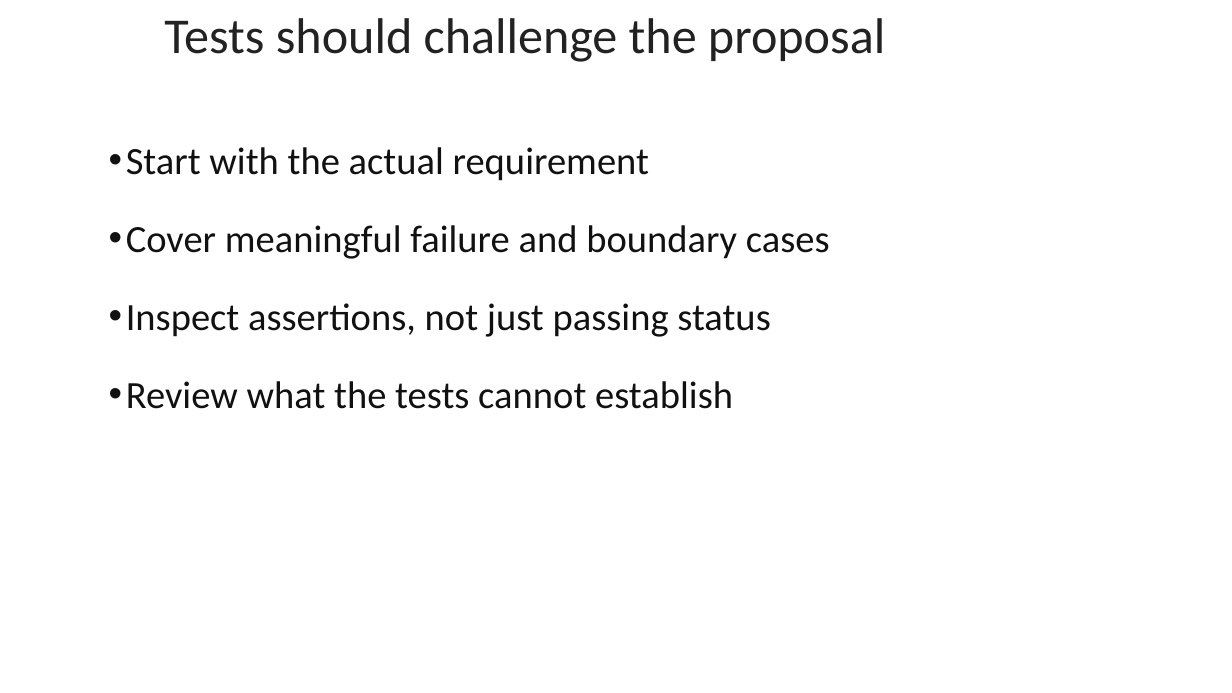
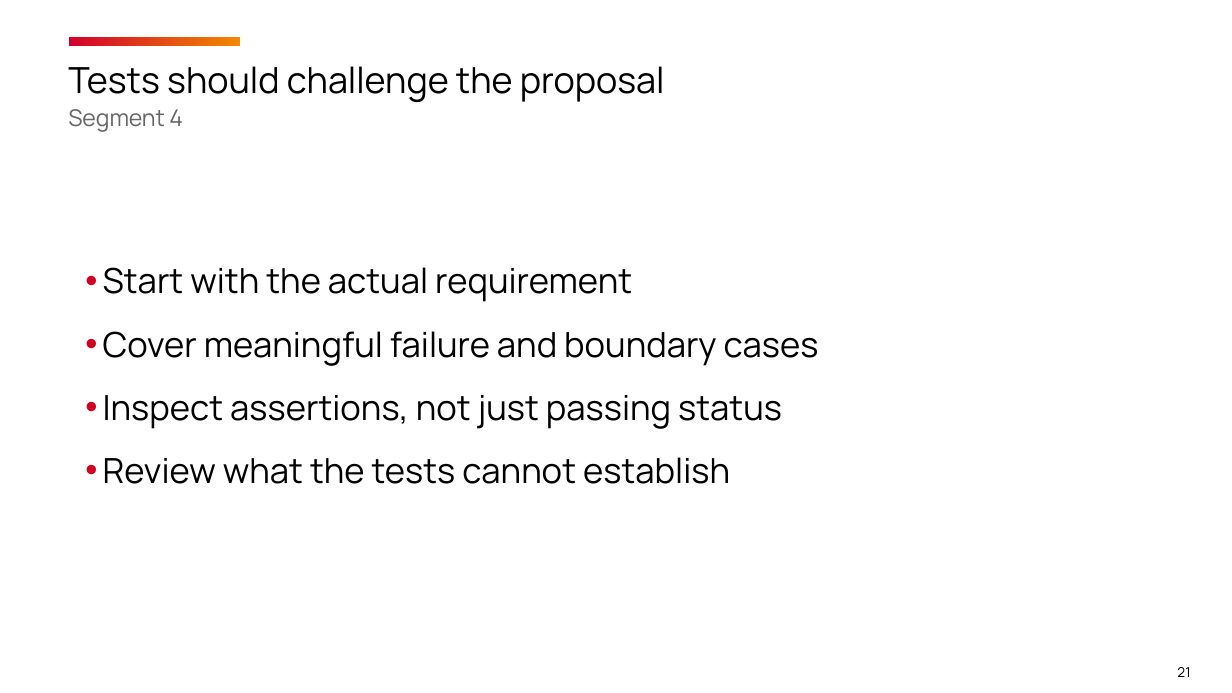
Before and after one commit to timothywarner-org/copilot-cert-prep, a slide deck: slide 21 of warner-github-cert-prep-september-2026.pptx (slide 17 before the commit). Drawn at 1232x693 pixels with LibreOffice and Linux fonts; fonts in the diff are those of the drawing; background and template pictures are left out. Boxes give left, top, right and bottom in pixels: in the first picture for what was removed or moved away, otherwise in the second. Text is boxed around its words. In the diff, an @@ line names an element or a change of style, - is before the commit and + after.

Commit message:
Apply OReilly template and four-segment course refresh

```diff
--- a/warner-github-cert-prep-september-2026.pptx
+++ b/warner-github-cert-prep-september-2026.pptx
@@ title "Tests should challenge the proposal": place and size @@
-title "Tests should challenge the proposal" at (164,18,885,62)
+title "Tests should challenge the proposal" at (68,66,665,132)
@@ rectangle added at (70,36,241,46), fill gradient #D3002D to #F18901 @@
@@ title at (68,66,665,102): size 29.2 to 21 pt, font Calibri to Manrope, text colour #222222 to #000000 in "Tests should challenge the proposal"; line spacing 1 to 1.08 @@
@@ title at (68,109,183,132): paragraph added @@
+Segment 4
@@ text "Start with the actual requirement": place and size @@
-text "Start with the actual requirement" at (126,147,830,409)
+text "Start with the actual requirement" at (103,267,819,484)
@@ text "Start with the actual requirement" at (103,267,819,484): size 22.5 to 20.2 pt, font Calibri to Manrope, text colour #111111 to #000000; indent changed; line spacing 1 to 1.15; less space between paragraphs @@
@@ page number added at (1177,667,1190,677), 8 pt, text #000000 @@
+21
```
Also in this commit, not shown: 19 other slides changed, 8 slides added, 4 slides removed, 28 other files.
